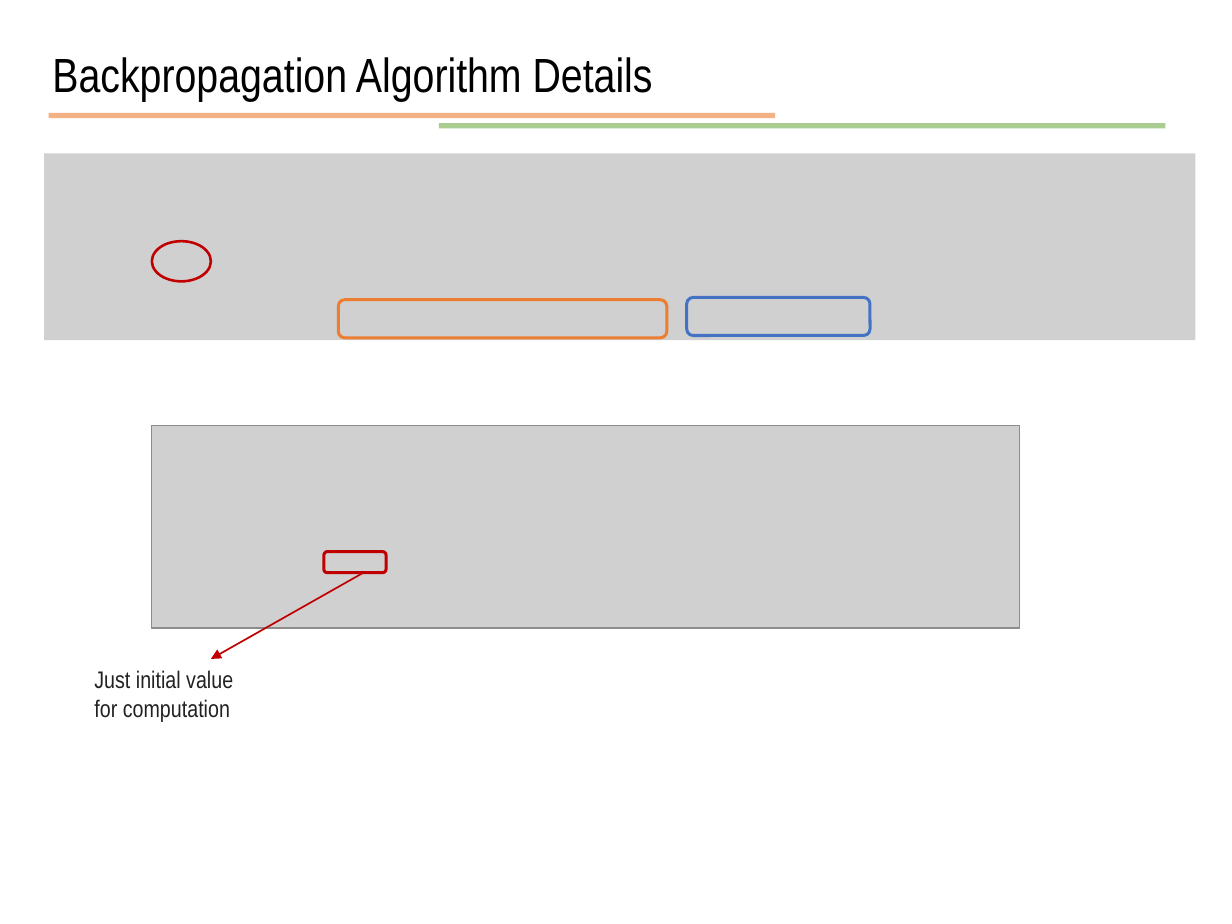
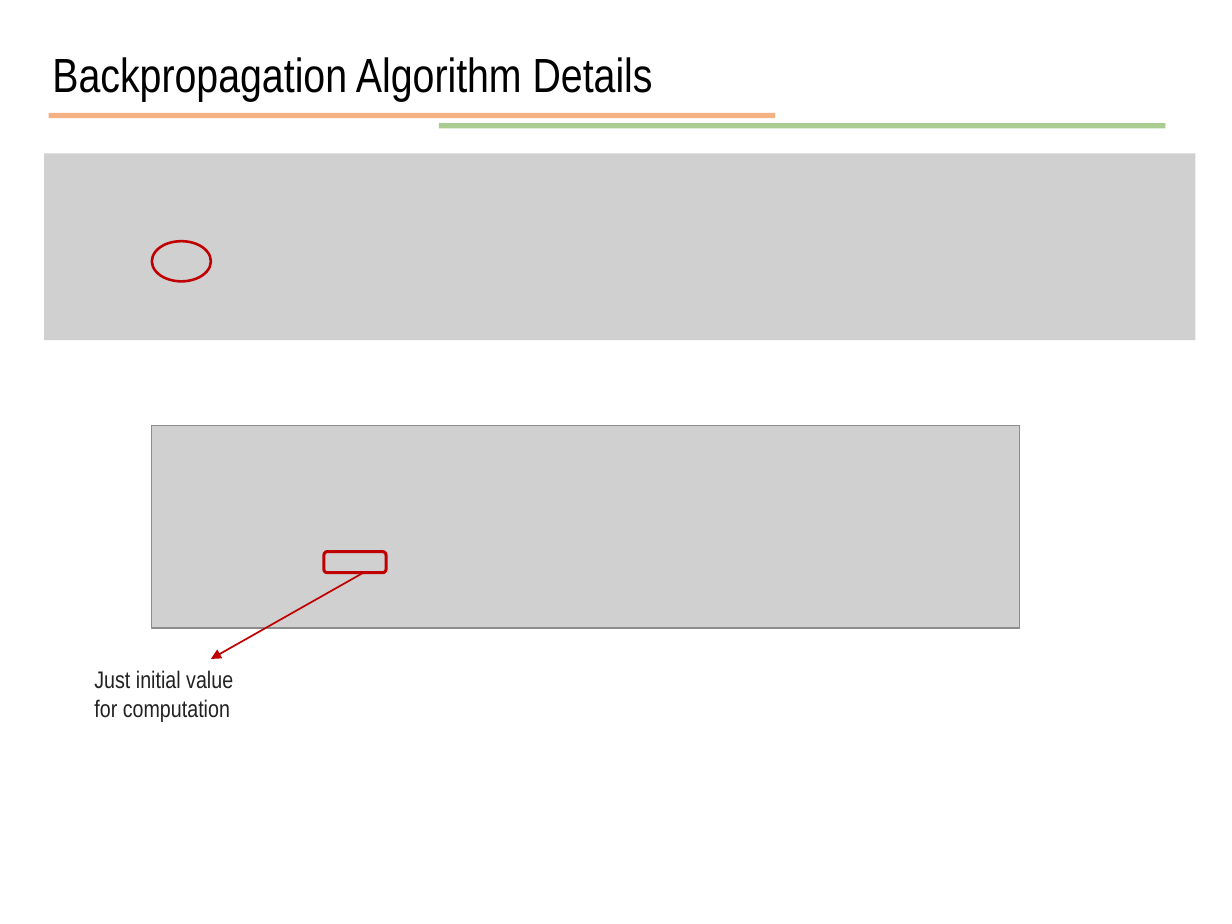
Before and after one commit to JunetaeKim/DeepLearningClass, a slide deck: slide 54 of Week7/week7 Backpropagation Algorithm Details.pptx. Drawn at 1232x924 pixels with LibreOffice and Linux fonts; fonts in the diff are those of the drawing; grey boxes stand for pictures. Boxes give left, top, right and bottom in pixels: in the first picture for what was removed or moved away, otherwise in the second. Text is boxed around its words. In the diff, an @@ line names an element or a change of style, - is before the commit and + after.

Commit message:
Updated

```diff
--- a/Week7/week7 Backpropagation Algorithm Details.pptx
+++ b/Week7/week7 Backpropagation Algorithm Details.pptx
@@ rounded rectangle removed at (x1=339, y1=299, x2=668, y2=338) @@
@@ rounded rectangle removed at (x1=686, y1=297, x2=870, y2=335) @@
```
Also in this commit, not shown: 1 other slide changed.
